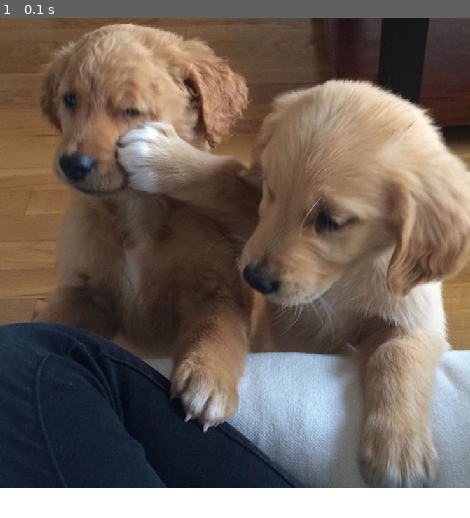
Above: before the commit, frame 1.
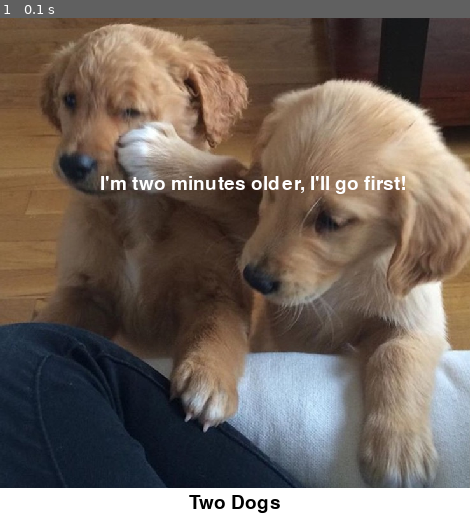
Above: after the commit, the same moment.

Repository: Rosebotics/catapult2019
Game: pygame game, started from learningPygame/Niharika/01-DogBark/DogBark.py
Two runs of this game, one before a commit and one after it. Both use one fixed random seed, a clock stepped at 60 frames per second and the inputs below.
Inputs:
- Up to frame 1 (0.1 s): no input

The runs differ from the first frame. In frame 1, 1.1% of the frame differs, in the area x 21-87%, y 31-99%.

Commit message:
animations july 09

Diff:
--- a/learningPygame/Niharika/01-DogBark/DogBark.py
+++ b/learningPygame/Niharika/01-DogBark/DogBark.py
@@ -20,6 +20,7 @@
     # DONE 1: Create an image with the 2dogs.JPG image
     dog_image = pygame.image.load("2dogs.JPG")
     # TODO 4: Create a font object with a size 28 font.
+    caption_font = pygame.font.Font(None, 28)
     # TODO 7: Load the sound "bark.mp3" into the pygame music mixer.
 
     while True:
@@ -38,9 +39,13 @@
         screen.blit(dog_image, (0,0))
         # Draw the text onto the screen
         # TODO 5: Render the text "Two Dogs" using the font object (it's like MAKING an image).
+        caption = caption_font.render("Two Dogs", True, BLACK)
+        meme_caption = caption_font.render("I'm two minutes older, I'll go first!", True, WHITE)
         # TODO 6: Draw (blit) the text image onto the screen in the middle bottom.
+        screen.blit(caption, ((IMAGE_SIZE - caption.get_width())//2 , IMAGE_SIZE + 5))
+        screen.blit(meme_caption, (100, IMAGE_SIZE//3))
+        # Update the screen
 
-        # Update the screen
         pygame.display.update()
 
 
Not shown, changed: learningPygame/Niharika/00-MovingSmile/Niharika_Notes_Jul09
